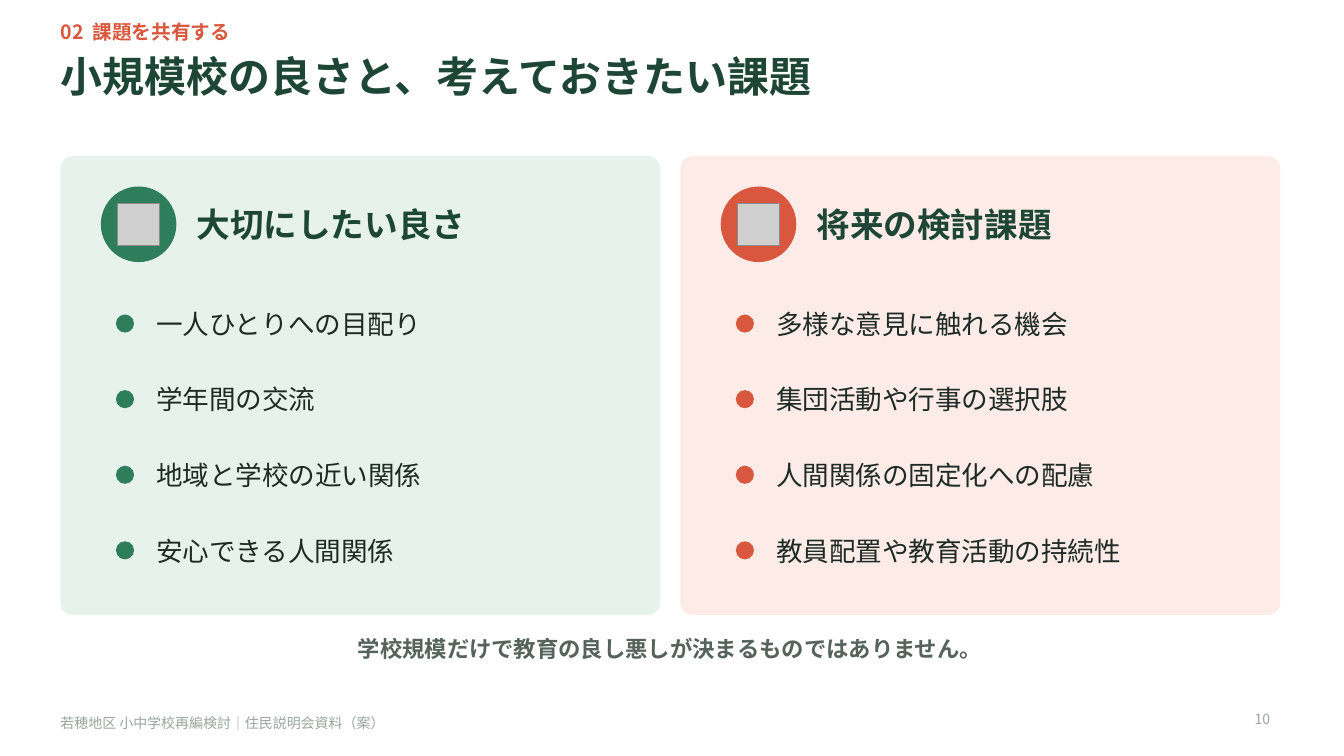
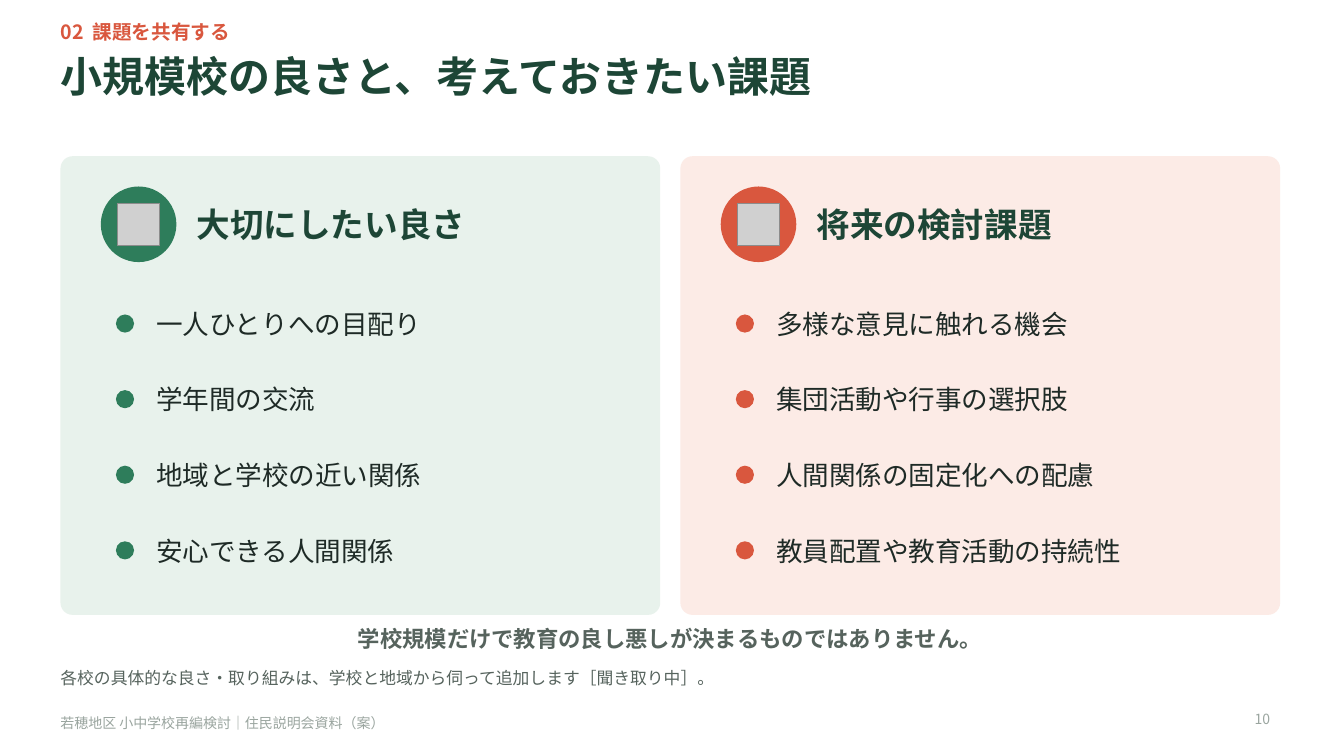
Before and after one commit to Masaki12008/GS, a slide deck: slide 10 of output/若穂地区_住民説明会資料.pptx. Drawn at 1344x756 pixels with LibreOffice and Linux fonts; fonts in the diff are those of the drawing; grey boxes stand for pictures. Boxes give left, top, right and bottom in pixels: in the first picture for what was removed or moved away, otherwise in the second. Text is boxed around its words. In the diff, an @@ line names an element or a change of style, - is before the commit and + after.

```diff
--- a/output/若穂地区_住民説明会資料.pptx
+++ b/output/若穂地区_住民説明会資料.pptx
@@ text "学校規模だけで教育の良し悪しが決まるものではありません。": place and size @@
-text "学校規模だけで教育の良し悪しが決まるものではありません。" at <box>358,638,982,659</box>
+text "学校規模だけで教育の良し悪しが決まるものではありません。" at <box>358,628,982,649</box>
@@ text added at <box>60,670,714,686</box>, 12 pt, text #56635D @@
+各校の具体的な良さ・取り組みは、学校と地域から伺って追加します［聞き取り中］。
```
Also in this commit, not shown: 20 other slides changed, 2 slides added, 5 other files.
